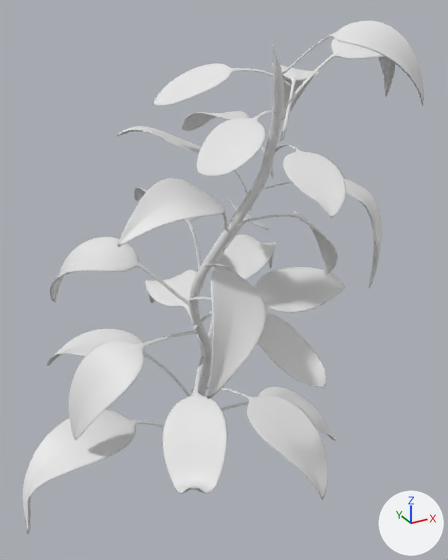
Renders of the Blender file Assets/3d Models/Plant1_Large.blend from each side of a commit.
Both versions are drawn from a camera (50 mm lens) standing at (-6.72, -14.38, 12.72) and looking at (0.59, -1.08, 6.08). Every picture has the same lights, and +X, +Y and +Z are marked at lower right.

The first picture shows 'Leaf', 'Stem'.
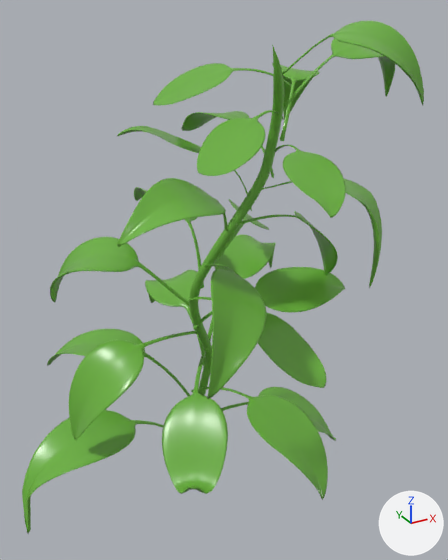
Commit message: Uploaded models of Plant1 with colors.

Changed parts and their boxes (x1, y1, x2, y2) in the pictures (448 x 560 px):
'Leaf', recoloured (white to green)
    both: (22, 21, 424, 534)
'Stem', recoloured (grey to green)
    both: (189, 45, 285, 396)

The change, as a list of edits to the scene's bpy script:
```text
Add mat_material_001:
    mat_material_001 = principled_material('Material.001')
    mat_material_001.base_color = (0.153, 0.451, 0.0497)  # green #6db33f
Add mat_material:
    mat_material = principled_material('Material')
    mat_material.base_color = (0.153, 0.451, 0.0497)  # green #6db33f
    mat_material.roughness = 0.283
Change me_circle:
    where me_circle.from_pydata(...)  # 64 vertices, 46 faces; spans x -0.03..5.35, y -1.0..1.0, z -0.31..1.39
    add me_circle.materials.append(mat_material)  # green #6db33f
Change me_circle_001:
    where me_circle_001.from_pydata(...)  # 256 vertices, 248 faces; spans x -0.13..0.13, y -0.13..0.13, z 0.0..12.95
    add me_circle_001.materials.append(mat_material_001)  # green #6db33f
```
